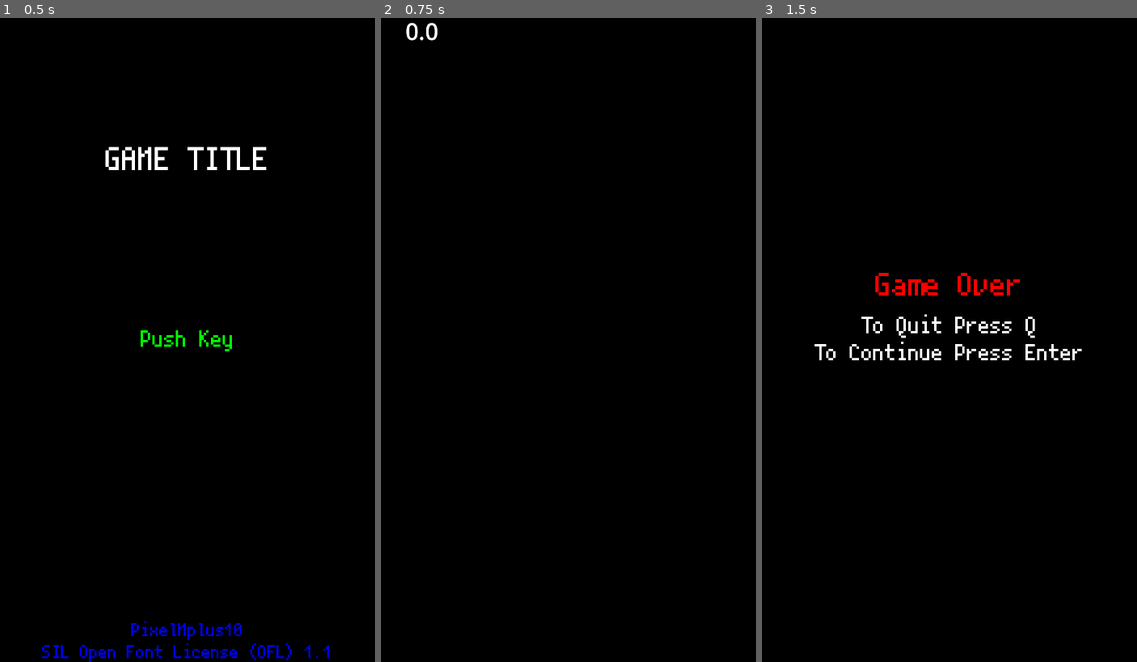
Above: before the commit, frames 1-3 (left to right).
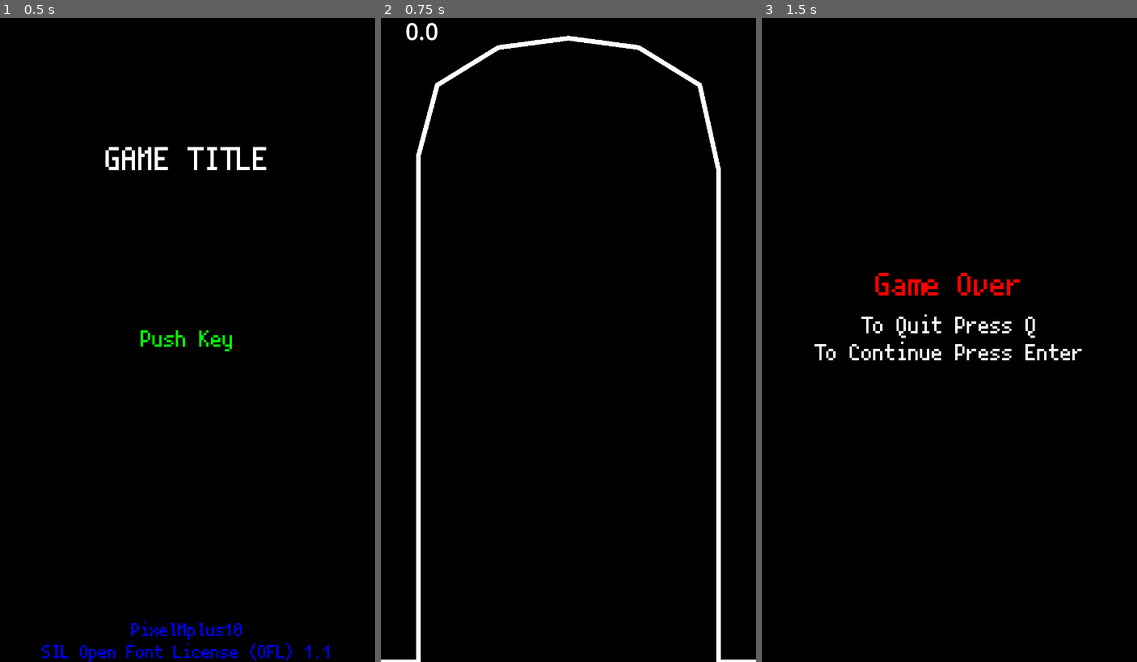
Above: after the commit, the same moments.

Repository: WOCae/L010
Game: Godot game, scene res://Scene/start_game.tscn
The game is run twice, just before and just after one commit, with the same random seed, the same clock (stepped at 60 frames per second) and the same inputs.
Inputs:
- Up to frame 1 (0.5 s): no input
- Up to frame 2 (0.75 s): tap Enter (ui_accept) at 0.5 s; hold Right (move_right) from 0.53 s (still down)
- Up to frame 3 (1.5 s): tap Enter (ui_accept) at 0.77, 1.25 s; release Right (move_right) at 1.28 s; hold Down (move_down) from 1.28 s (still down)

Frame 1 is identical in both runs. In frame 2, 3.4% of the frame differs, in the area x 0-100%, y 2-100%; in frame 3, nothing differs.

Commit message:
Update main.tscn

Diff:
--- a/Scene/main.tscn
+++ b/Scene/main.tscn
@@ -6,6 +6,7 @@
 [ext_resource type="PackedScene" uid="uid://cug2lxk4ifq06" path="res://Scene/hud.tscn" id="4_yrqoy"]
 [ext_resource type="PackedScene" uid="uid://3s04rk44otqv" path="res://Scene/map.tscn" id="5_687r5"]
 [ext_resource type="PackedScene" uid="uid://2mcy5staqi2q" path="res://Scene/player_3.tscn" id="5_wqx4c"]
+[ext_resource type="PackedScene" path="res://Scene/map3.tscn" id="7_3rbt6"]
 
 [node name="main" type="Node2D"]
 script = ExtResource("1_nn1yd")
@@ -41,4 +42,6 @@
 [node name="MAP2" parent="." instance=ExtResource("4_vkv8u")]
 position = Vector2(315, 62)
 
+[node name="map3" parent="." instance=ExtResource("7_3rbt6")]
+
 [connection signal="area_entered" from="MAP" to="." method="_on_map_area_entered"]
Not shown: 1 places in Scene/main.tscn that only renumber resources
